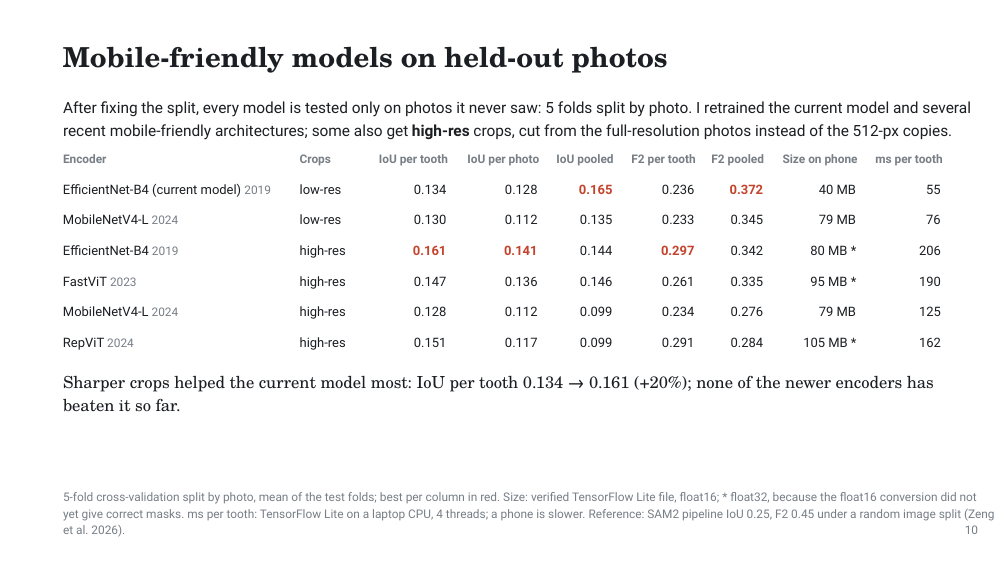
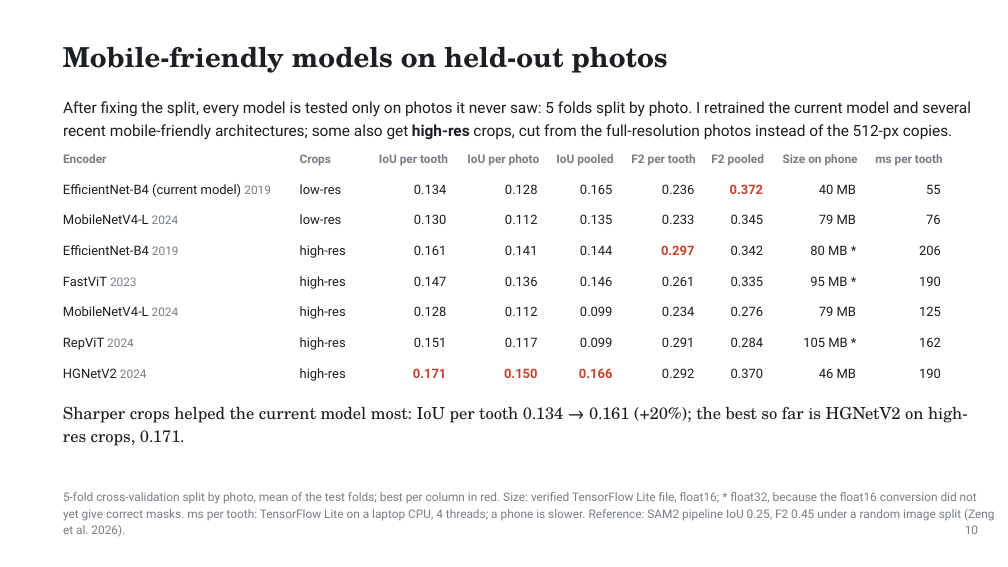
Before and after one commit to ertugrul-senturk/interactive-slides, a slide deck: slide 19 of public/decks/2026-11-smart-teeth.pptx. Drawn at 1008x567 pixels with LibreOffice and Linux fonts; fonts in the diff are those of the drawing; background and template pictures are left out. Boxes give left, top, right and bottom in pixels: in the first picture for what was removed or moved away, otherwise in the second. Text is boxed around its words. In the diff, an @@ line names an element or a change of style, - is before the commit and + after.

```diff
--- a/public/decks/2026-11-smart-teeth.pptx
+++ b/public/decks/2026-11-smart-teeth.pptx
@@ text colour #C4432C to #1B1E22, bold off in 3 elements at (x1=414, y1=245, x2=447, y2=255), (x1=580, y1=184, x2=613, y2=194), (x1=505, y1=245, x2=538, y2=255) @@
@@ text added at (x1=63, y1=368, x2=147, y2=378), 12.4 pt, text #1B1E22 @@
+HGNetV2 2024
@@ text added at (x1=300, y1=368, x2=346, y2=381), 12.4 pt, text #1B1E22 @@
+high-res
@@ text added at (x1=413, y1=368, x2=447, y2=378), 12.4 pt, text #C4432C, bold @@
+0.171
@@ text added at (x1=504, y1=368, x2=538, y2=378), 12.4 pt, text #C4432C, bold @@
+0.150
@@ text added at (x1=579, y1=368, x2=613, y2=378), 12.4 pt, text #C4432C, bold @@
+0.166
@@ text added at (x1=662, y1=368, x2=695, y2=378), 12.4 pt, text #1B1E22 @@
+0.292
@@ text added at (x1=731, y1=368, x2=764, y2=378), 12.4 pt, text #1B1E22 @@
+0.370
@@ text added at (x1=819, y1=368, x2=856, y2=378), 12.4 pt, text #1B1E22 @@
+46 MB
@@ text added at (x1=919, y1=368, x2=941, y2=378), 12.4 pt, text #1B1E22 @@
+190
@@ text at (x1=63, y1=406, x2=968, y2=446): text changed @@
-Sharper crops helped the current model most: IoU per tooth 0.134 → 0.161 (+20%); none of the newer encoders has
-beaten it so far.
+Sharper crops helped the current model most: IoU per tooth 0.134 → 0.161 (+20%); the best so far is HGNetV2 on high-
+res crops, 0.171.
```
Also in this commit, not shown: 3 other files.
